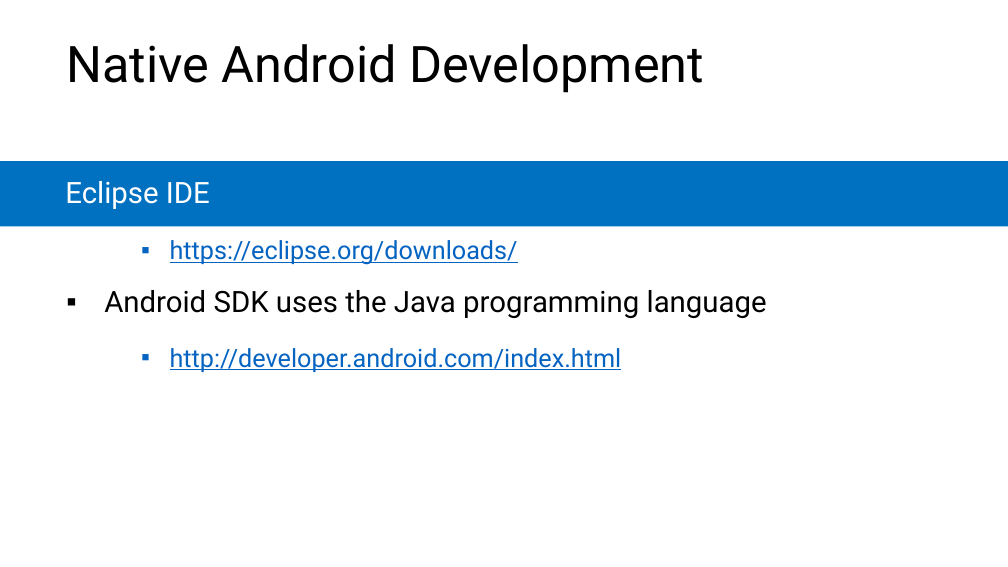
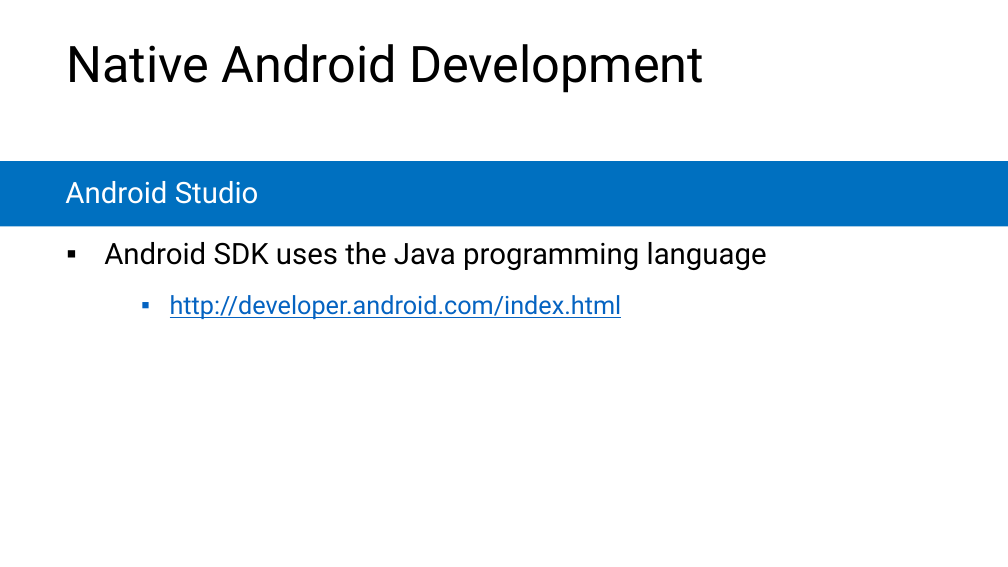
Before and after one commit to microsoft/AcademicContent, a slide deck: slide 8 of Instructor-Led/Module3/Lessons/Module3_Lesson1 Mobile Development Survey.pptx. Drawn at 1008x567 pixels with LibreOffice and Linux fonts; fonts in the diff are those of the drawing. Boxes give left, top, right and bottom in pixels: in the first picture for what was removed or moved away, otherwise in the second. Text is boxed around its words. In the diff, an @@ line names an element or a change of style, - is before the commit and + after.

```diff
--- a/Instructor-Led/Module3/Lessons/Module3_Lesson1 Mobile Development Survey.pptx
+++ b/Instructor-Led/Module3/Lessons/Module3_Lesson1 Mobile Development Survey.pptx
@@ text at bbox=[65, 181, 259, 204]: text changed @@
-Eclipse IDE
+Android Studio
@@ text "Android SDK uses the Java ...": place and size @@
-text "Android SDK uses the Java ..." at bbox=[104, 290, 767, 318]
+text "Android SDK uses the Java ..." at bbox=[104, 242, 767, 270]
@@ text removed at bbox=[170, 240, 518, 265] @@
-    ▪ https://eclipse.org/downloads/
@@ text "http://developer.android.com/index.html": place and size @@
-text "http://developer.android.com/index.html" at bbox=[170, 348, 622, 372]
+text "http://developer.android.com/index.html" at bbox=[170, 295, 622, 319]
```
Also in this commit, not shown: 8 other slides changed, 3 slides added, 4 slides removed.
